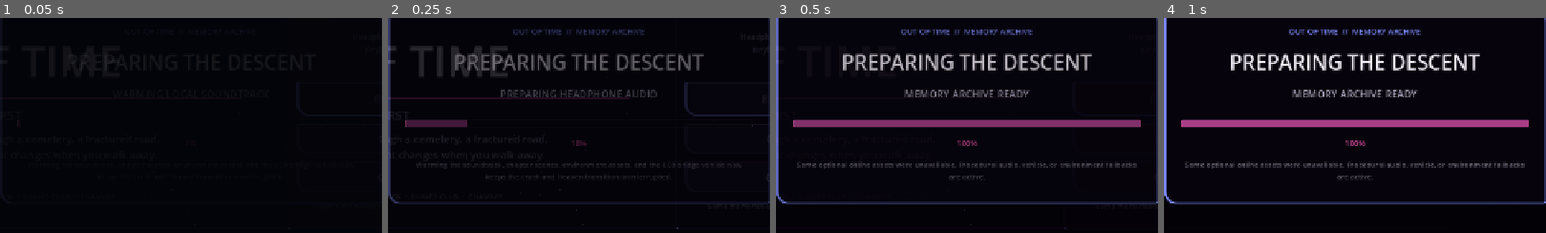
Above: before the commit, frames 1-4 (left to right).
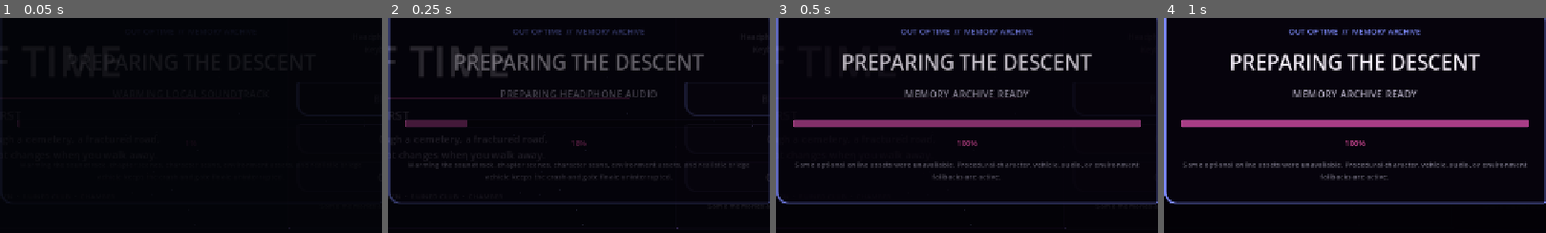
Above: after the commit, the same moments.

Repository: fuzeonspotify/outoftime
Game: Godot game, scene res://scenes/main.tscn
Two runs of this game, one before a commit and one after it. Both use one fixed random seed, a clock stepped at 60 frames per second and the inputs below.
Inputs (mouse positions are % of the whole screen's width and height, from its top left):
- Up to frame 1 (0.05 s): no input
- Up to frame 2 (0.25 s): no input
- Up to frame 3 (0.5 s): no input
- Up to frame 4 (1 s): tap Enter (ui_accept) at 0.5, 0.77 s; move the mouse to (72, 45) at 0.52 s; hold D from 0.53 s (still down); tap 1 at 0.6 s; click (72, 45) at 0.67 s
The pictures show only the part of the screen within x 25-75%, y 29-79%; the shares and areas given below are measured in that part.

The runs differ from the first frame. In frame 2, 0.2% of the frame differs, in the area x 5-95%, y 67-76%; in frame 3, 0.9%; in frame 4, 1.2%, in the area x 5-95%, y 66-76%.

Commit message:
Update startup copy for realistic assets and gate QTE

Diff:
--- a/scripts/ui/main_startup.gd
+++ b/scripts/ui/main_startup.gd
@@ -16,10 +16,7 @@
 	_begin_button.disabled = true
 	StartupPreloader.progress_changed.connect(_on_startup_progress_changed)
 	StartupPreloader.preload_completed.connect(_on_startup_preload_completed)
-	_on_startup_progress_changed(
-		StartupPreloader.get_progress(),
-		StartupPreloader.get_status()
-	)
+	_on_startup_progress_changed(StartupPreloader.get_progress(), StartupPreloader.get_status())
 	if StartupPreloader.is_ready():
 		_on_startup_preload_completed(StartupPreloader.used_fallbacks())
 
@@ -42,7 +39,7 @@
 			"CEMETERY  •  MEMORY BRIDGE  •  VOID  •  RUINED CLUB  •  CHAMBER":
 				label.text = "CEMETERY  •  MEMORY ROAD  •  FALSE HEAVEN  •  RUINED CLUB  •  CHAMBER"
 			"WASD\nMove\n\nSHIFT\nSprint\n\nSPACE\nJump\n\nE\nHold to interact\n\nESC\nPause":
-				label.text = "WASD\nMove / steer\n\nSHIFT\nSprint\n\nSPACE\nJump\n\nE\nHold to interact\n\nESC\nPause"
+				label.text = "WASD\nMove / survive\n\nSHIFT\nSprint\n\nSPACE\nJump\n\nE\nHold to interact\n\nESC\nPause"
 
 
 func _build_startup_overlay() -> void:
@@ -78,11 +75,7 @@
 	stack.add_theme_constant_override("separation", 18)
 	_startup_panel.add_child(stack)
 
-	var eyebrow: Label = UI_STYLE.make_label(
-		"OUT OF TIME  //  MEMORY ARCHIVE",
-		13,
-		UI_STYLE.COLOR_ACCENT_COOL
-	)
+	var eyebrow: Label = UI_STYLE.make_label("OUT OF TIME  //  MEMORY ARCHIVE", 13, UI_STYLE.COLOR_ACCENT_COOL)
 	eyebrow.horizontal_alignment = HORIZONTAL_ALIGNMENT_CENTER
 	stack.add_child(eyebrow)
 
@@ -109,7 +102,7 @@
 	stack.add_child(_startup_percent)
 
 	_startup_detail = UI_STYLE.make_label(
-		"Warming the soundtrack, chapter scenes, environment assets, and the CC0 bridge vehicle now keeps the crash and Heaven transition uninterrupted.",
+		"Warming the soundtrack, chapter scenes, character scans, environment assets, and realistic bridge vehicle keeps the crash and gate finale uninterrupted.",
 		12,
 		UI_STYLE.COLOR_TEXT_DIM
 	)
@@ -136,9 +129,9 @@
 	_startup_percent.text = "100%"
 	_startup_status.text = "MEMORY ARCHIVE READY"
 	if used_fallbacks:
-		_startup_detail.text = "Some optional online assets were unavailable. Procedural audio, vehicle, or environment fallbacks are active."
+		_startup_detail.text = "Some optional online assets were unavailable. Procedural character, vehicle, audio, or environment fallbacks are active."
 	else:
-		_startup_detail.text = "Soundtrack, chapter scenes, the bridge vehicle, and environments are warmed for uninterrupted transitions."
+		_startup_detail.text = "Soundtrack, chapter scenes, character models, realistic vehicle, and environments are warmed for uninterrupted play."
 
 	await get_tree().create_timer(0.65).timeout
 	var fade_tween: Tween = create_tween()
